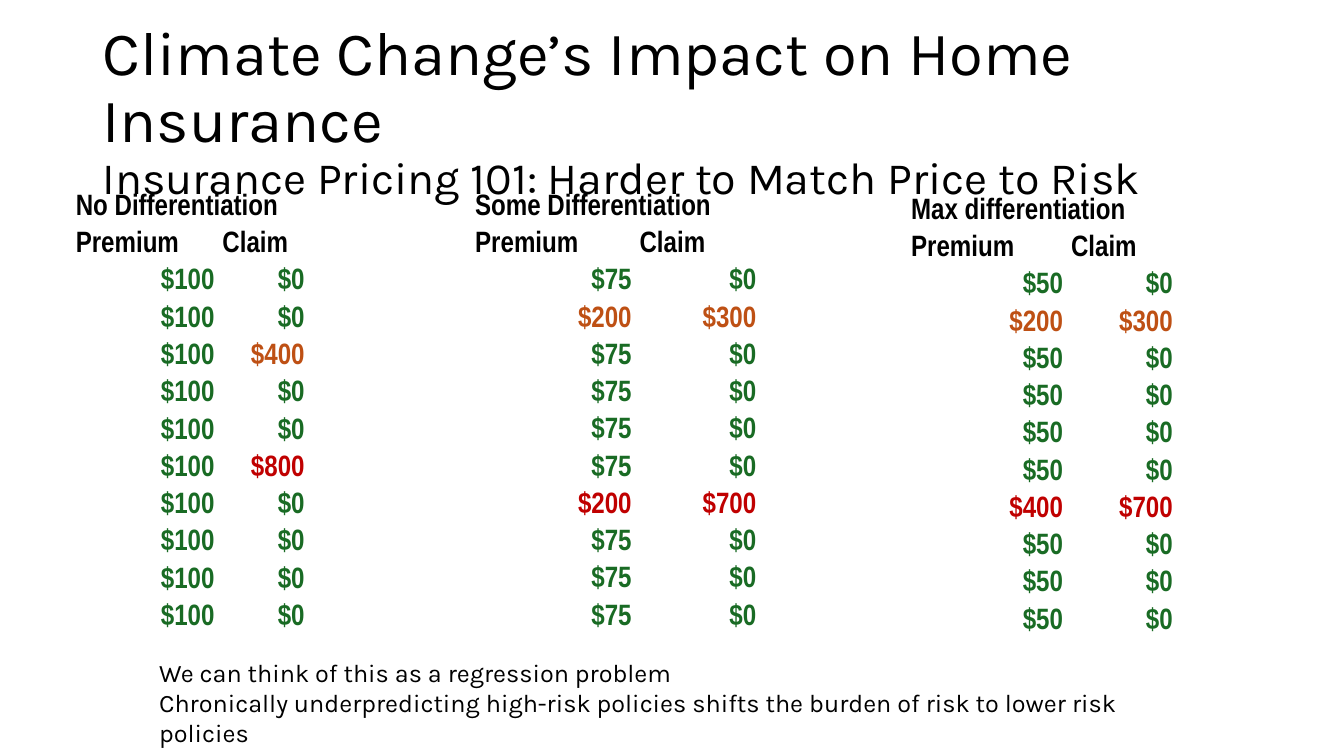
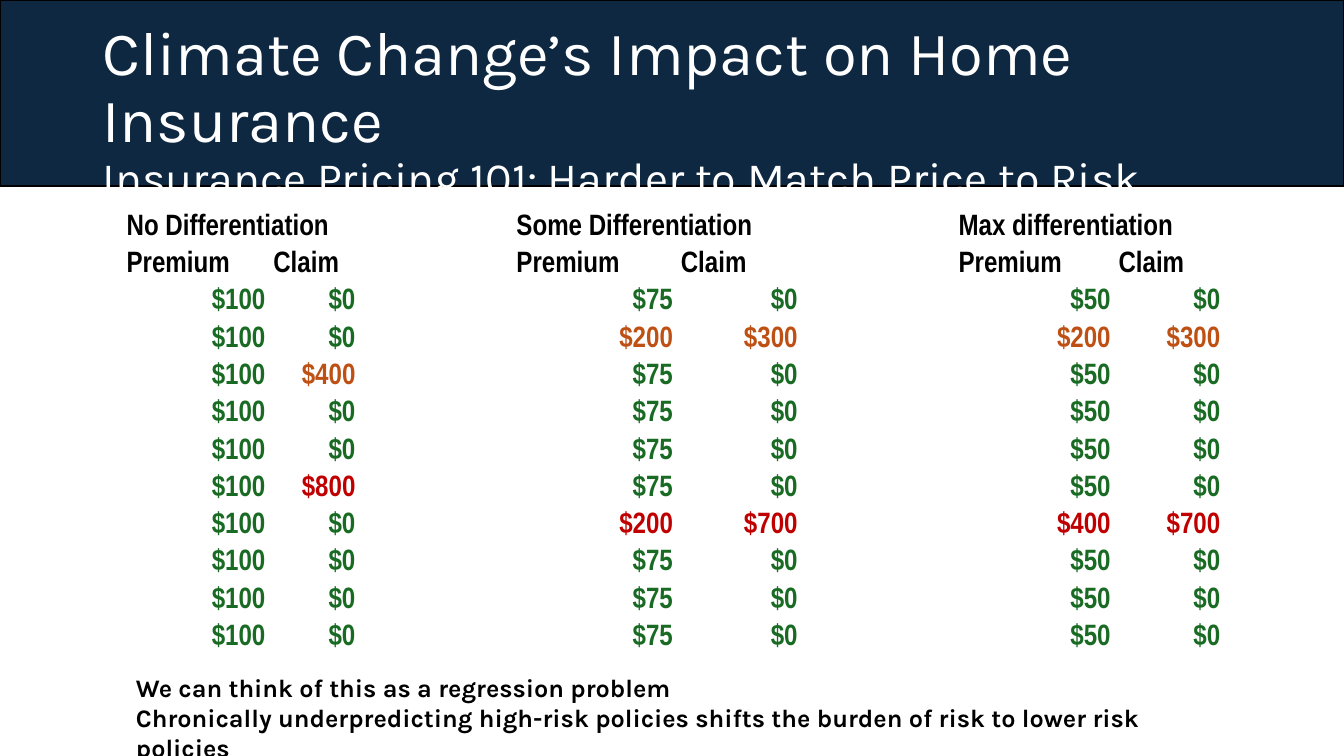
Before and after one commit to lou-weimer/insurance_lecture, a slide deck: slide 10 of Draft 1.pptx. Drawn at 1344x756 pixels with LibreOffice and Linux fonts; fonts in the diff are those of the drawing. Boxes give left, top, right and bottom in pixels: in the first picture for what was removed or moved away, otherwise in the second. Text is boxed around its words. In the diff, an @@ line names an element or a change of style, - is before the commit and + after.

```diff
--- a/Draft 1.pptx
+++ b/Draft 1.pptx
@@ rectangle added at (x1=0, y1=0, x2=1344, y2=187), fill #0E2841, outline #000000 1.5 pt @@
@@ title "Climate Change’s Impact on Home ..." at (x1=102, y1=32, x2=1140, y2=205): text colour #000000 to #FFFFFF @@
@@ table moved from (x1=76, y1=152, x2=312, y2=632) to (x1=126, y1=172, x2=362, y2=652) @@
@@ table moved from (x1=475, y1=152, x2=764, y2=632) to (x1=516, y1=172, x2=806, y2=652) @@
@@ table moved from (x1=910, y1=156, x2=1181, y2=636) to (x1=958, y1=172, x2=1228, y2=652) @@
@@ text "We can think of this ..." moved from (x1=159, y1=664, x2=1116, y2=719) to (x1=136, y1=679, x2=1139, y2=734) @@
@@ text "We can think of this ..." at (x1=136, y1=679, x2=1139, y2=734): bold on @@
```
Also in this commit, not shown: 32 other slides changed.
